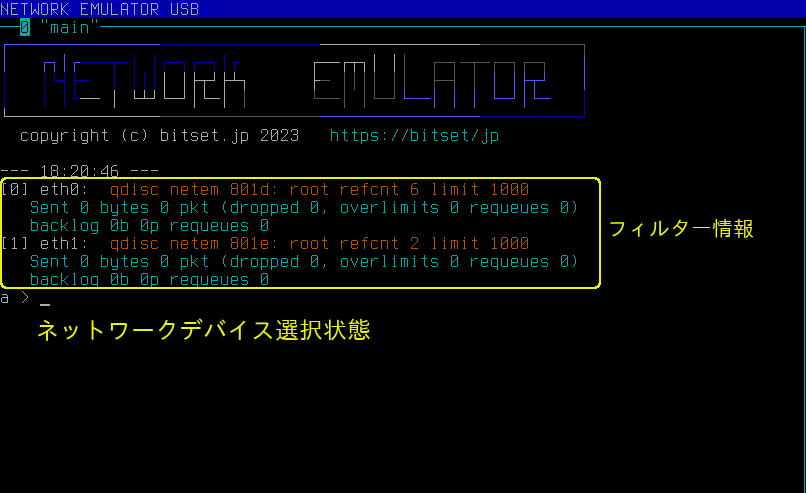
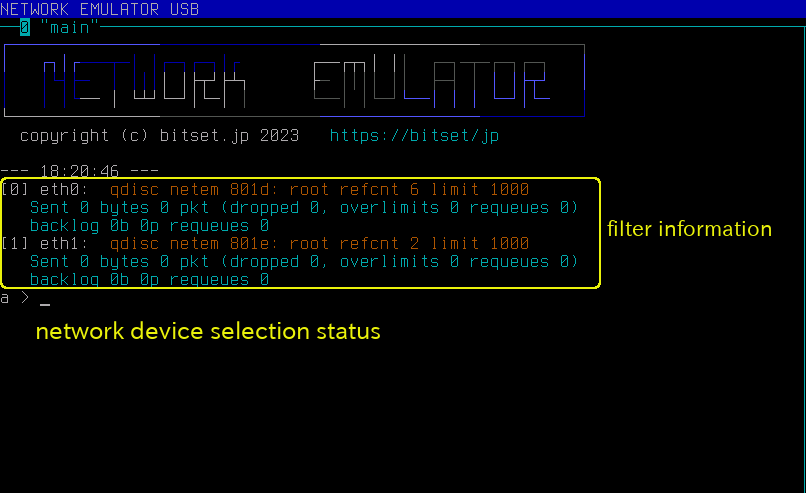
Comparing the layer stacks of the two w=806, h=493 images. Changes:
renamed "ネットワークデバイス選択状態" to "network device selection statu...", painted on it over (x1=37, y1=318, x2=380, y2=341)
renamed "フィルター情報" to "filter information", painted on it over (x1=607, y1=218, x2=771, y2=238)
